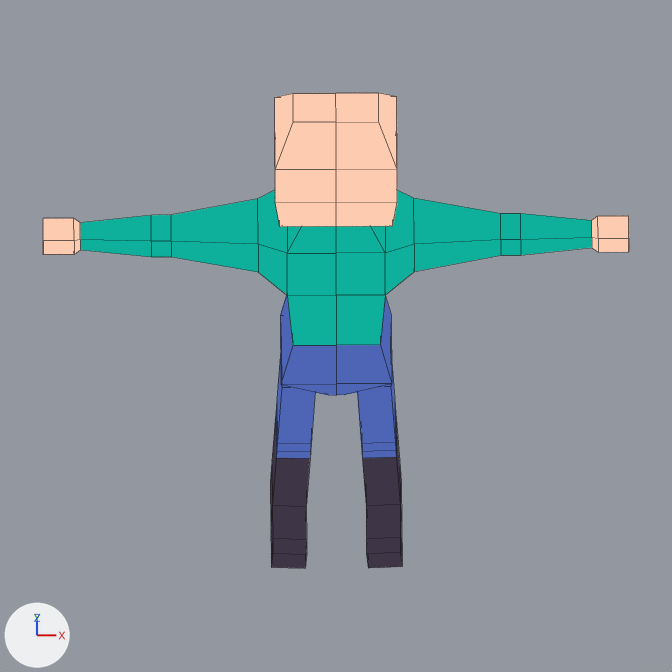
One commit to the Blender file bleed-client/blender/Human.blend: the scene before it, then after it.
Rendered twice from the file's camera 'Camera'. Every picture has the same lights, and +X, +Y and +Z are marked at lower left. Mesh edges are drawn as thin lines.

The first picture shows 'Character'.
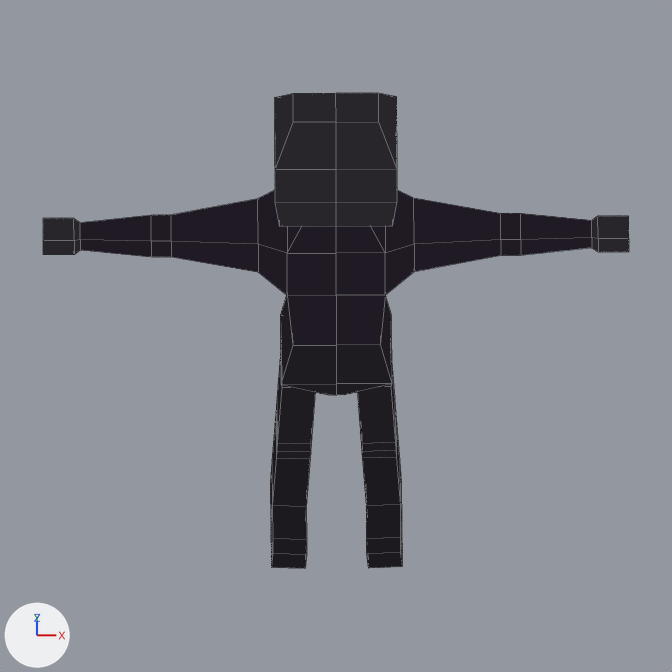
Patch to the scene script:
```diff
--- a/bleed-client/blender/Human.blend.py
+++ b/bleed-client/blender/Human.blend.py
@@ img_shade4_png @@
+img_shade4_png = load_image('shade4.png', '../palettes/shade4.png', 64, 1, 'sRGB')
@@ mat_material_001 @@
 mat_material_001 = emission_material('Material.001')
-mat_material_001.texture = img_shade1_png
+mat_material_001.texture = img_shade4_png
```

Where the change shows, as pixel boxes [x1, y1, x2, y2] in the pictures (672 x 672 px):
'Character', surface changed
    both: [43, 93, 629, 568]
